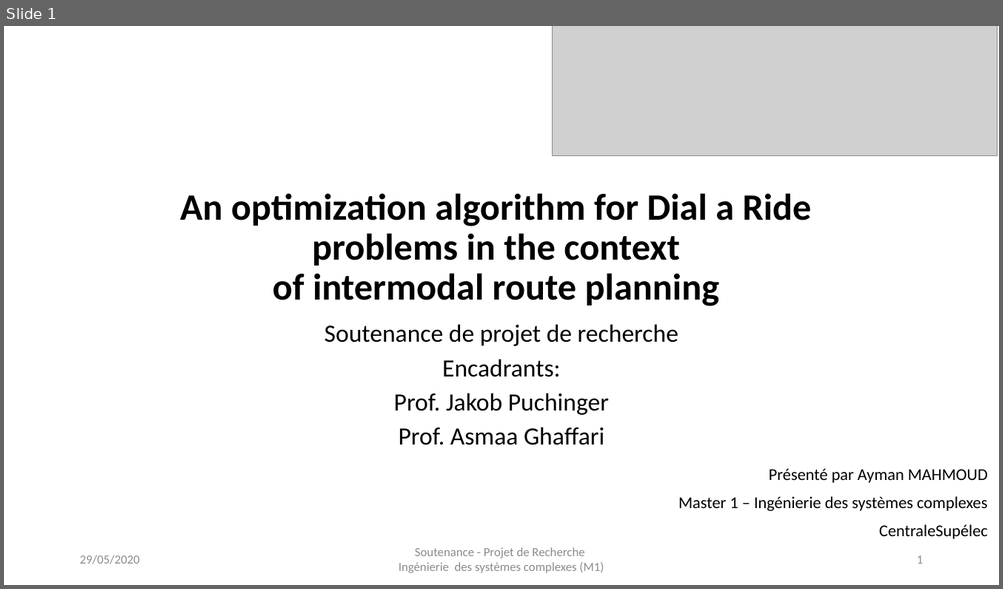
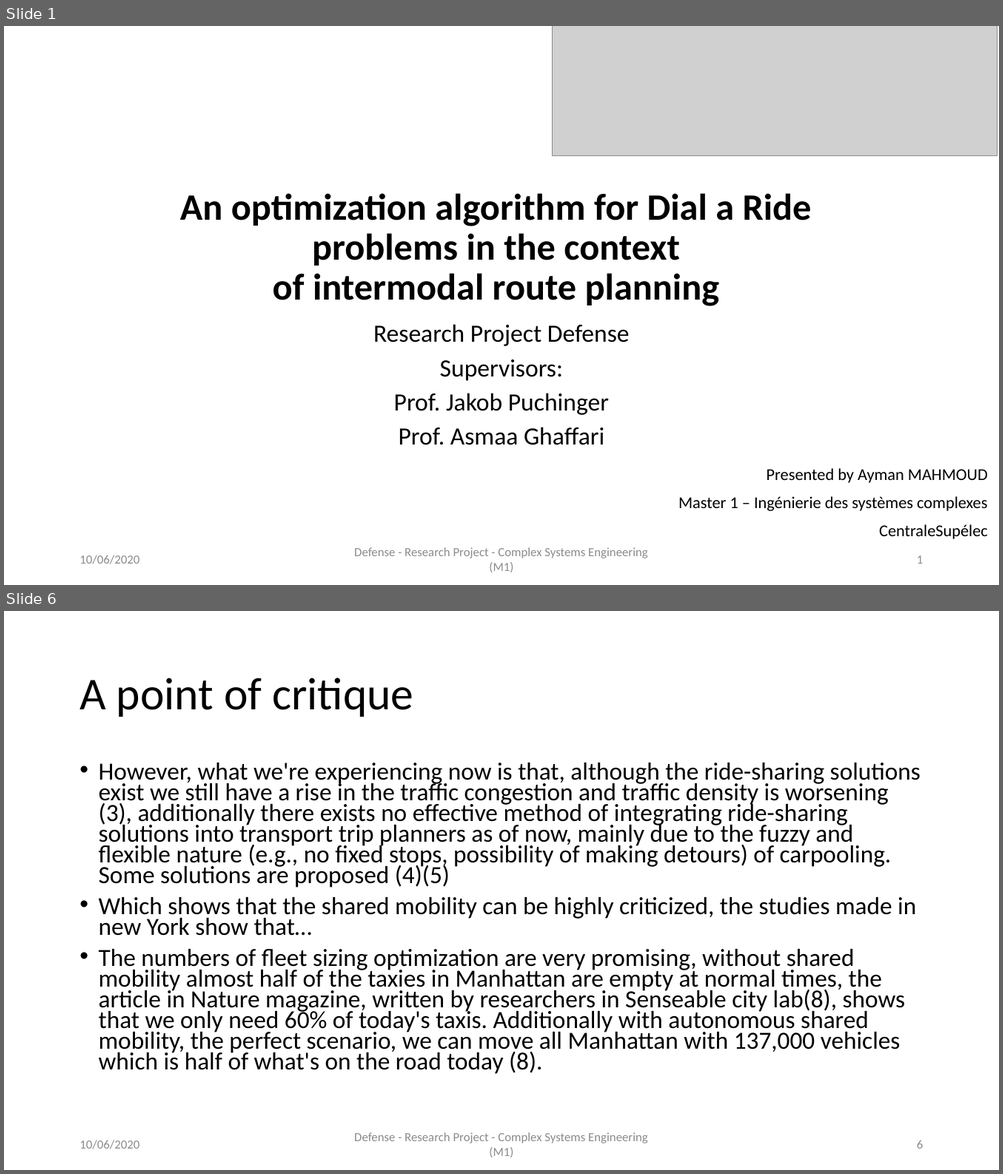
Before and after one commit to AymanABDELHAMID/OD_MTO_DARP, a slide deck: Presentation/presentation_AymanMahmoud.pptx. Shown one above the other, each under a label of ours: slide 1 before the commit, slides 1 and 6 after it; the slides between them are not shown. The pictures are 1003x589 and 1003x1174 pixels, drawn with LibreOffice and Linux fonts; fonts in the diff are those of the drawing; grey boxes stand for pictures. Boxes give left, top, right and bottom in pixels: in the first picture for what was removed or moved away, otherwise in the second. Text is boxed around its words. In the diff, an @@ line names an element or a change of style, - is before the commit and + after.

```diff
--- a/Presentation/presentation_AymanMahmoud.pptx
+++ b/Presentation/presentation_AymanMahmoud.pptx
@@ slide 6 added at [4, 611, 999, 1170], background #FFFFFF @@
@@ title added at [79, 678, 413, 717], 44 pt, text #000000 @@
+A point of critique
@@ text added at [99, 763, 920, 1074], 23.8 pt, text #000000 @@
+• However, what we're experiencing now is that, although the ride-sharing solutions exist we still have a rise in the traffic congestion and traffic density is worsening (3), additionally there exists no effective method of integrating ride-sharing solutions into transport trip planners as of now, mainly due to the fuzzy and flexible nature (e.g., no fixed stops, possibility of making detours) of carpooling. Some solutions are proposed (4)(5)
+• Which shows that the shared mobility can be highly criticized, the studies made in new York show that…
+• The numbers of fleet sizing optimization are very promising, without shared mobility almost half of the taxies in Manhattan are empty at normal times, the article in Nature magazine, written by researchers in Senseable city lab(8), shows that we only need 60% of today's taxis. Additionally with autonomous shared mobility, the perfect scenario, we can move all Manhattan with 137,000 vehicles which is half of what's on the road today (8).
@@ text added at [79, 1140, 139, 1150], 12 pt, text #8C8C8C @@
+10/06/2020
@@ text added at [354, 1133, 648, 1158], 12 pt, text #8C8C8C @@
+Defense - Research Project - Complex Systems Engineering (M1)
@@ page number added at [916, 1141, 922, 1149], 12 pt, text #8C8C8C @@
+6
@@ slide 1 changed as well @@
@@ subtitle at [373, 324, 629, 381]: text changed @@
-Soutenance de projet de recherche
-Encadrants:
+Research Project Defense
+Supervisors:
@@ text at [766, 469, 987, 483]: text changed @@
-Présenté par Ayman MAHMOUD
+Presented by Ayman MAHMOUD
@@ text at [79, 555, 139, 565]: text changed @@
-29/05/2020
+10/06/2020
@@ text at [354, 548, 648, 573]: text changed @@
-Soutenance - Projet de Recherche
-Ingénierie des systèmes complexes (M1)
+Defense - Research Project - Complex Systems Engineering (M1)
```
Also in this commit, not shown: 9 other slides changed, 21 other slides added, 8 slides removed, 3 other files.
